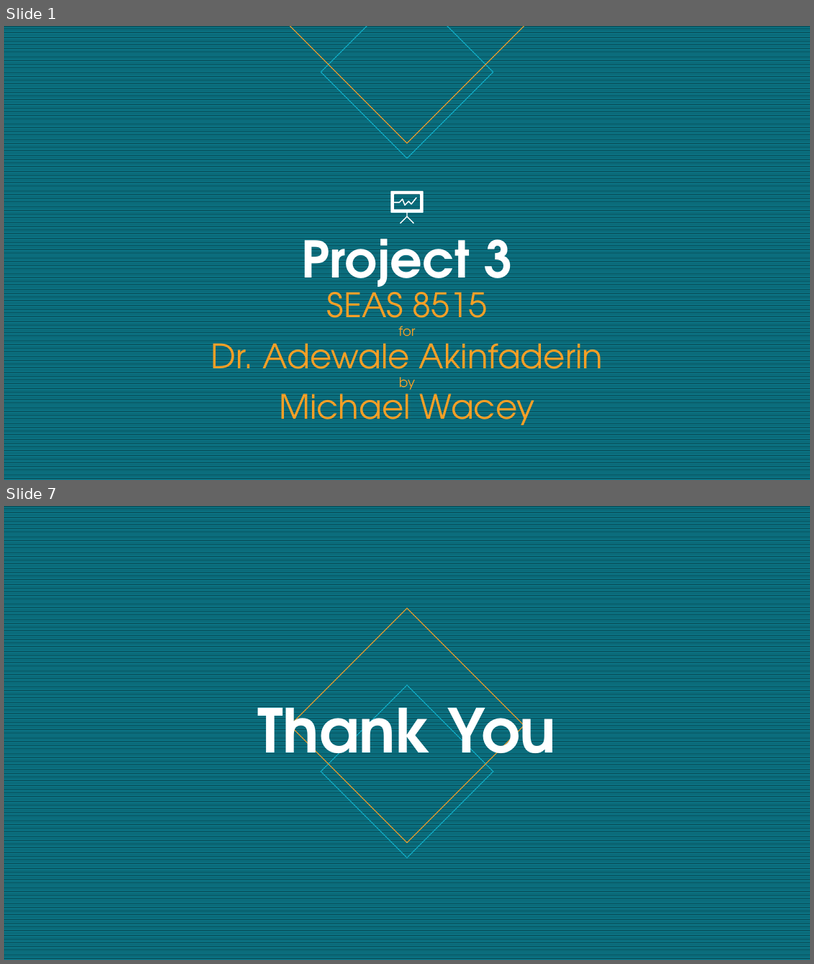
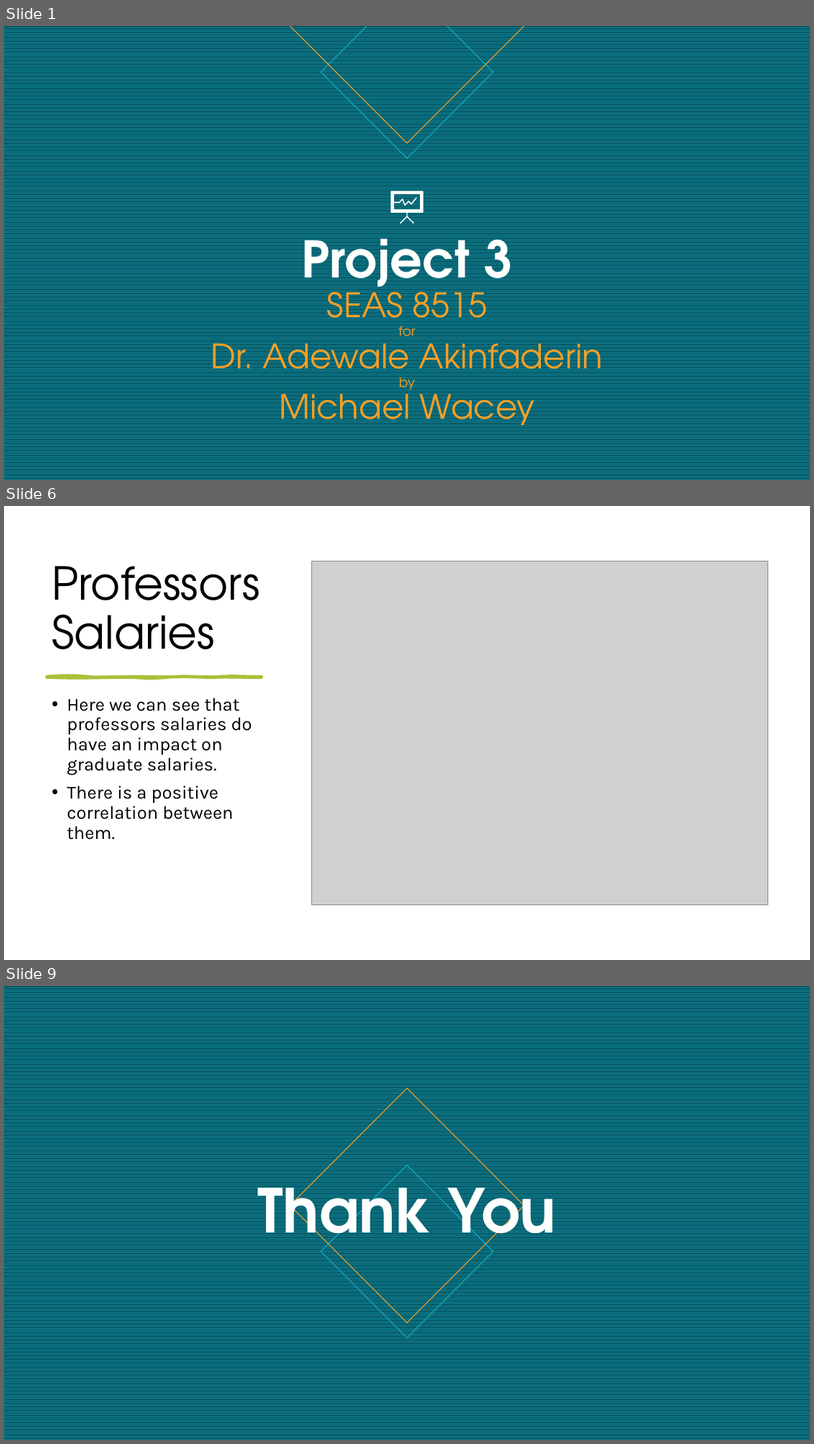
Before and after one commit to OwlSaver/GWU, a slide deck: SEAS 8515/Project 3/SEAS8515_PROJECT3_Wacey.pptx. Shown one above the other, each under a label of ours: slides 1 and 7 before the commit, slides 1, 6 and 9 after it; the slides between them are not shown. The pictures are 814x964 and 814x1444 pixels, drawn with LibreOffice and Linux fonts; fonts in the diff are those of the drawing; grey boxes stand for pictures. Boxes give left, top, right and bottom in pixels: in the first picture for what was removed or moved away, otherwise in the second. Text is boxed around its words. In the diff, an @@ line names an element or a change of style, - is before the commit and + after.

```diff
--- a/SEAS 8515/Project 3/SEAS8515_PROJECT3_Wacey.pptx
+++ b/SEAS 8515/Project 3/SEAS8515_PROJECT3_Wacey.pptx
@@ slide 6 added at <box>4,506,810,960</box>, background #FFFFFF @@
@@ title added at <box>52,566,260,649</box>, 54 pt, text #000000 @@
+Professors Salaries
@@ picture added at <box>312,561,769,905</box> @@
@@ freeform shape added at <box>46,676,262,677</box>, fill #A9C038, outline #A9C038 3 pt @@
@@ text added at <box>67,698,252,839</box>, 22 pt, text #000000 @@
+• Here we can see that professors salaries do have an impact on graduate salaries.
+• There is a positive correlation between them.
@@ what was slide 7 is now slide 9 @@
```
Also in this commit, not shown: 4 slides changed, 2 other slides added, 1 slide removed, 11 other files.
